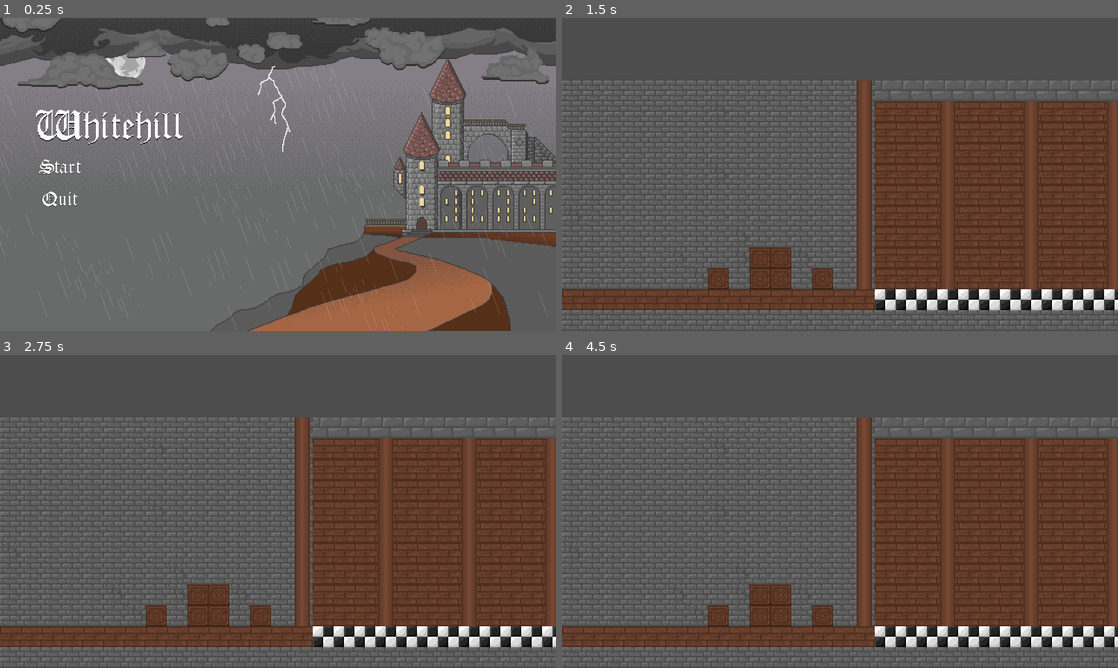
Above: before the commit, frames 1-4 (two rows, left to right).
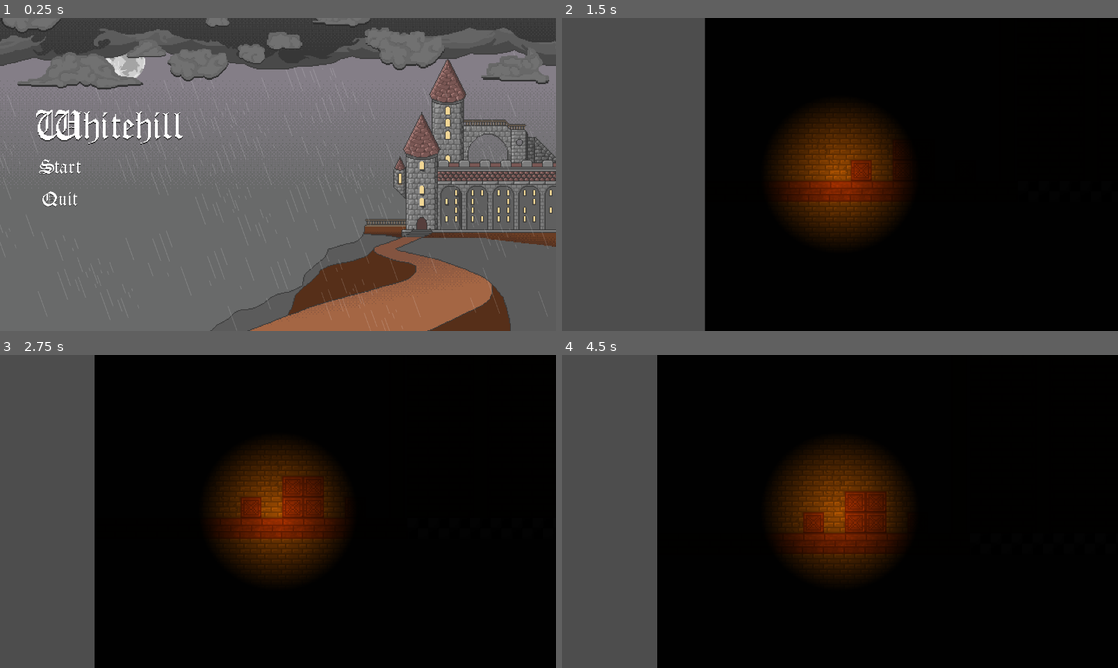
Above: after the commit, the same moments.

Repository: lestercantor/gwj-74---haunted
Game: Godot game, scene res://Art Assets/Art Scenes/MainMenuBackground.tscn
Same seed, same stepped clock (60 frames per second), same inputs: the game is played once before the commit and once after it.
Inputs (mouse positions are in pixels of both pictures, inside the frame that each line leads up to):
- Up to frame 1 (0.25 s): no input
- Up to frame 2 (1.5 s): click (623, 168) at 0.5 s; tap Enter at 1.25 s; hold D (move_right) from 1.28 s (still down)
- Up to frame 3 (2.75 s): keep holding D (move_right); tap Space (jump) at 1.52, 2.27 s
- Up to frame 4 (4.5 s): tap Space (jump) at 2.75, 3.77 s; release D (move_right) at 2.78 s; hold A (move_left) 2.78-3.53 s; hold D (move_right) from 3.53 s (still down)

The runs differ from the first frame. In frame 1, 0.1% of the frame differs, in the area x 46-53%, y 15-43%; in frame 2, 79%; in frame 3, 86%, in the area x 0-100%, y 0-100%; in frame 4, 86%.

Commit message:
Lightning and lights
also added good and bad end screens

Diff:
--- /dev/null
+++ b/Art Assets/Art Scenes/BadEndScene.tscn
@@ -0,0 +1,96 @@
+[gd_scene load_steps=11 format=3 uid="uid://db7t6y7agrrgj"]
+
+[ext_resource type="AudioStream" uid="uid://cmfu28uuswd7y" path="res://Art Assets/Audio/RainLoop.wav" id="1_jm6l8"]
+[ext_resource type="PackedScene" uid="uid://bpdn4qiyiuosk" path="res://Art Assets/Art Scenes/Mainmenu.tscn" id="2_eu87b"]
+[ext_resource type="Script" path="res://Art Assets/ArtScripts/CloudMovement.gd" id="3_25us4"]
+[ext_resource type="Texture2D" uid="uid://bjeonby6l21pm" path="res://Art Assets/Backgrounds/HighCloudLayer.png" id="4_wti6e"]
+[ext_resource type="Texture2D" uid="uid://7ygbx7c156t5" path="res://Art Assets/Backgrounds/ForegroundCloudLayer.png" id="5_wjb66"]
+[ext_resource type="Texture2D" uid="uid://7v6r8qqqk45l" path="res://Art Assets/UI/BadEnd.png" id="6_e31jw"]
+[ext_resource type="Texture2D" uid="uid://bl8u62w18ljtg" path="res://Art Assets/Backgrounds/GloomySkyBackground.png" id="6_tkgst"]
+[ext_resource type="Texture2D" uid="uid://8jgj76as3b0p" path="res://Art Assets/Backgrounds/Moon.png" id="7_s56w2"]
+[ext_resource type="Texture2D" uid="uid://dj4vgm6rxrhvd" path="res://Art Assets/Backgrounds/Castle.png" id="8_f8p7f"]
+[ext_resource type="Texture2D" uid="uid://ssnyyu2g1vsk" path="res://Art Assets/Backgrounds/RainLayer.png" id="9_2mg1y"]
+
+[node name="Node2D" type="Node2D"]
+
+[node name="AudioStreamPlayer" type="AudioStreamPlayer" parent="."]
+stream = ExtResource("1_jm6l8")
+volume_db = -25.0
+autoplay = true
+
+[node name="CanvasLayer" type="CanvasLayer" parent="."]
+
+[node name="Menu" parent="CanvasLayer" instance=ExtResource("2_eu87b")]
+custom_minimum_size = Vector2(250, 250)
+anchor_left = 0.046
+anchor_right = 0.164
+anchor_bottom = 0.673
+offset_left = 436.12
+offset_top = 351.0
+offset_right = 535.08
+offset_bottom = 116.44
+
+[node name="BadEnd" type="Sprite2D" parent="CanvasLayer"]
+position = Vector2(591, 292)
+scale = Vector2(2, 2)
+texture = ExtResource("6_e31jw")
+
+[node name="ParallaxBackground" type="ParallaxBackground" parent="."]
+
+[node name="HighCloudsParallax" type="ParallaxLayer" parent="ParallaxBackground"]
+z_index = 2
+motion_mirroring = Vector2(1280, 0)
+script = ExtResource("3_25us4")
+CloudSpeedx = -0.1
+
+[node name="HighCloudLayer" type="Sprite2D" parent="ParallaxBackground/HighCloudsParallax"]
+z_index = 2
+z_as_relative = false
+position = Vector2(640, 360)
+scale = Vector2(2, 2)
+texture = ExtResource("4_wti6e")
+
+[node name="ForegroundCloudsParralax" type="ParallaxLayer" parent="ParallaxBackground"]
+z_index = 3
+motion_mirroring = Vector2(1280, 0)
+script = ExtResource("3_25us4")
+CloudSpeedx = 0.15
+
+[node name="ForegroundCloudLayer" type="Sprite2D" parent="ParallaxBackground/ForegroundCloudsParralax"]
+z_index = 3
+z_as_relative = false
+position = Vector2(640, 360)
+scale = Vector2(2, 2)
+texture = ExtResource("5_wjb66")
+
+[node name="SkyLayer" type="ParallaxLayer" parent="ParallaxBackground"]
+
+[node name="GloomySkyBackground" type="Sprite2D" parent="ParallaxBackground/SkyLayer"]
+position = Vector2(640, 360)
+scale = Vector2(2, 2)
+texture = ExtResource("6_tkgst")
+
+[node name="Moon" type="Sprite2D" parent="ParallaxBackground/SkyLayer"]
+z_index = 1
+position = Vector2(289, 101)
+scale = Vector2(1.5, 1.5)
+texture = ExtResource("7_s56w2")
+
+[node name="Castle" type="Sprite2D" parent="ParallaxBackground/SkyLayer"]
+position = Vector2(640, 360)
+scale = Vector2(2, 2)
+texture = ExtResource("8_f8p7f")
+
+[node name="RainLayer1" type="ParallaxLayer" parent="ParallaxBackground"]
+z_index = 1
+motion_mirroring = Vector2(1152, 648)
+script = ExtResource("3_25us4")
+CloudSpeedx = 3.0
+CloudSpeedy = 9.0
+
+[node name="RainLayer" type="Sprite2D" parent="ParallaxBackground/RainLayer1"]
+modulate = Color(1, 1, 1, 0.152941)
+position = Vector2(576, 324)
+scale = Vector2(1.8, 1.8)
+skew = -0.349066
+texture = ExtResource("9_2mg1y")
--- /dev/null
+++ b/Art Assets/Art Scenes/GoodEndScene.tscn
@@ -0,0 +1,69 @@
+[gd_scene load_steps=8 format=3 uid="uid://brw1cg86snypr"]
+
+[ext_resource type="PackedScene" uid="uid://bpdn4qiyiuosk" path="res://Art Assets/Art Scenes/Mainmenu.tscn" id="2_sx4dv"]
+[ext_resource type="Texture2D" uid="uid://df57xgo28c45q" path="res://Art Assets/UI/GoodEnd.png" id="3_urnpd"]
+[ext_resource type="Script" path="res://Art Assets/ArtScripts/CloudMovement.gd" id="4_hjvmm"]
+[ext_resource type="Texture2D" uid="uid://cyfgmgpc35qdk" path="res://Art Assets/Backgrounds/HighCloudLayerLight.png" id="5_3fskd"]
+[ext_resource type="Texture2D" uid="uid://7ygbx7c156t5" path="res://Art Assets/Backgrounds/ForegroundCloudLayer.png" id="6_m4nra"]
+[ext_resource type="Texture2D" uid="uid://deh0a2seeqkx5" path="res://Art Assets/Backgrounds/BrightSkyBackground.png" id="7_ymbs7"]
+[ext_resource type="Texture2D" uid="uid://dj4vgm6rxrhvd" path="res://Art Assets/Backgrounds/Castle.png" id="9_x11xs"]
+
+[node name="Node2D" type="Node2D"]
+
+[node name="CanvasLayer" type="CanvasLayer" parent="."]
+
+[node name="Menu" parent="CanvasLayer" instance=ExtResource("2_sx4dv")]
+custom_minimum_size = Vector2(250, 250)
+anchor_left = 0.046
+anchor_right = 0.164
+anchor_bottom = 0.673
+offset_left = 436.12
+offset_top = 351.0
+offset_right = 535.08
+offset_bottom = 116.44
+
+[node name="GoodEnd" type="Sprite2D" parent="CanvasLayer"]
+position = Vector2(591, 292)
+scale = Vector2(2, 2)
+texture = ExtResource("3_urnpd")
+
+[node name="ParallaxBackground" type="ParallaxBackground" parent="."]
+
+[node name="HighCloudsParallax" type="ParallaxLayer" parent="ParallaxBackground"]
+z_index = 2
+motion_mirroring = Vector2(1280, 0)
+script = ExtResource("4_hjvmm")
+CloudSpeedx = -0.1
+
+[node name="HighCloudLayer" type="Sprite2D" parent="ParallaxBackground/HighCloudsParallax"]
+z_index = 2
+z_as_relative = false
+position = Vector2(640, 360)
+scale = Vector2(2, 2)
+texture = ExtResource("5_3fskd")
+
+[node name="ForegroundCloudsParralax" type="ParallaxLayer" parent="ParallaxBackground"]
+visible = false
+z_index = 3
+motion_mirroring = Vector2(1280, 0)
+script = ExtResource("4_hjvmm")
+CloudSpeedx = 0.15
+
+[node name="ForegroundCloudLayer" type="Sprite2D" parent="ParallaxBackground/ForegroundCloudsParralax"]
+z_index = 3
+z_as_relative = false
+position = Vector2(640, 360)
+scale = Vector2(2, 2)
+texture = ExtResource("6_m4nra")
+
+[node name="SkyLayer" type="ParallaxLayer" parent="ParallaxBackground"]
+
+[node name="GloomySkyBackground" type="Sprite2D" parent="ParallaxBackground/SkyLayer"]
+position = Vector2(640, 360)
+scale = Vector2(2, 2)
+texture = ExtResource("7_ymbs7")
+
+[node name="Castle" type="Sprite2D" parent="ParallaxBackground/SkyLayer"]
+position = Vector2(640, 360)
+scale = Vector2(2, 2)
+texture = ExtResource("9_x11xs")
--- /dev/null
+++ b/Art Assets/Art Scenes/LightningScene.tscn
@@ -0,0 +1,17 @@
+[gd_scene load_steps=3 format=3 uid="uid://3ctt5ma2xwd5"]
+
+[ext_resource type="Script" path="res://Art Assets/ArtScripts/LightningFlash.gd" id="1_k6gwx"]
+[ext_resource type="Texture2D" uid="uid://bfdym4jq7vxp4" path="res://Art Assets/Backgrounds/Lightning01.png" id="1_om07u"]
+
+[node name="Lightning" type="Node2D"]
+script = ExtResource("1_k6gwx")
+TimerLength = 2.0
+
+[node name="Sprite2D" type="Sprite2D" parent="."]
+scale = Vector2(2, 2)
+texture = ExtResource("1_om07u")
+
+[node name="Timer" type="Timer" parent="Sprite2D"]
+autostart = true
+
+[connection signal="timeout" from="Sprite2D/Timer" to="." method="_on_timer_timeout"]
--- a/Art Assets/Art Scenes/LightningScened.tscn
+++ /dev/null
@@ -1,9 +0,0 @@
-[gd_scene load_steps=2 format=3 uid="uid://3ctt5ma2xwd5"]
-
-[ext_resource type="Texture2D" uid="uid://bfdym4jq7vxp4" path="res://Art Assets/Backgrounds/Lightning01.png" id="1_om07u"]
-
-[node name="Node2D" type="Node2D"]
-
-[node name="Sprite2D" type="Sprite2D" parent="."]
-scale = Vector2(2, 2)
-texture = ExtResource("1_om07u")
--- a/Art Assets/Art Scenes/MainMenuBackground.tscn
+++ b/Art Assets/Art Scenes/MainMenuBackground.tscn
@@ -10,7 +10,7 @@
 [ext_resource type="Texture2D" uid="uid://ckmqq1vxtwkhn" path="res://Art Assets/UI/Logo.png" id="5_3g11h"]
 [ext_resource type="Texture2D" uid="uid://ssnyyu2g1vsk" path="res://Art Assets/Backgrounds/RainLayer.png" id="6_m5tty"]
 [ext_resource type="Texture2D" uid="uid://dj4vgm6rxrhvd" path="res://Art Assets/Backgrounds/Castle.png" id="7_iiesl"]
-[ext_resource type="PackedScene" uid="uid://3ctt5ma2xwd5" path="res://Art Assets/Art Scenes/LightningScened.tscn" id="11_4ecw4"]
+[ext_resource type="PackedScene" uid="uid://3ctt5ma2xwd5" path="res://Art Assets/Art Scenes/LightningScene.tscn" id="11_4ecw4"]
 
 [node name="Node2D" type="Node2D"]
 
@@ -73,6 +73,7 @@
 texture = ExtResource("2_mq54q")
 
 [node name="Castle" type="Sprite2D" parent="ParallaxBackground/SkyLayer"]
+z_index = 1
 position = Vector2(640, 360)
 scale = Vector2(2, 2)
 texture = ExtResource("7_iiesl")
@@ -91,11 +92,24 @@
 skew = -0.349066
 texture = ExtResource("6_m5tty")
 
+[node name="Lightning" parent="ParallaxBackground" instance=ExtResource("11_4ecw4")]
+modulate = Color(1, 1, 0.670588, 1)
+position = Vector2(615, 199)
+TimerLength = 1.0
+
+[node name="Lightning2" parent="ParallaxBackground" instance=ExtResource("11_4ecw4")]
+modulate = Color(1, 1, 0.670588, 1)
+position = Vector2(1085, 183)
+
+[node name="Lightning3" parent="ParallaxBackground" instance=ExtResource("11_4ecw4")]
+modulate = Color(1, 1, 0.670588, 1)
+z_index = 1
+position = Vector2(951, 292)
+scale = Vector2(2, 2)
+TimerLength = 3.0
+
 [node name="Logo" type="Sprite2D" parent="."]
 z_index = 1
 position = Vector2(251, 249)
 scale = Vector2(2, 2)
 texture = ExtResource("5_3g11h")
-
-[node name="Node2D" parent="." instance=ExtResource("11_4ecw4")]
-position = Vector2(634, 208)
--- a/Art Assets/ArtScripts/LightningFlash.gd
+++ b/Art Assets/ArtScripts/LightningFlash.gd
@@ -1,11 +1,14 @@
-extends Sprite2D
+extends Node2D
+
+@export var TimerLength: float =  0
+
+func _ready() -> void:
+	$Sprite2D.hide()
+	randomize()
+	$Sprite2D/Timer.wait_time = randi_range(1,10)
 
 
-
-
-
-
-
-# Called every frame. 'delta' is the elapsed time since the previous frame.
-func _process(delta: float) -> void:
-	self.visible = true
+func _on_timer_timeout() -> void:
+	$Sprite2D.show()
+	await get_tree().create_timer(0.1,0.3).timeout
+	$Sprite2D.hide()
--- a/Level/Level.tscn
+++ b/Level/Level.tscn
@@ -1,7 +1,16 @@
-[gd_scene load_steps=5 format=3 uid="uid://w5vlxb805s64"]
+[gd_scene load_steps=10 format=3 uid="uid://w5vlxb805s64"]
 
 [ext_resource type="Texture2D" uid="uid://jvhgrw0muibq" path="res://Art Assets/Tilesets/CastleTileset.png" id="1_76u6i"]
 [ext_resource type="PackedScene" uid="uid://hhnak10g0byc" path="res://Player/player.tscn" id="2_othsh"]
+
+[sub_resource type="OccluderPolygon2D" id="OccluderPolygon2D_ey5pb"]
+polygon = PackedVector2Array(-8, -8, 8, -8, 8, 8, -8, 8)
+
+[sub_resource type="OccluderPolygon2D" id="OccluderPolygon2D_3qhda"]
+polygon = PackedVector2Array(-8, -8, 8, -8, 8, 8, -8, 8)
+
+[sub_resource type="OccluderPolygon2D" id="OccluderPolygon2D_tepty"]
+polygon = PackedVector2Array(-8, -8, 8, -8, 8, 8, -8, 8)
 
 [sub_resource type="TileSetAtlasSource" id="TileSetAtlasSource_gs6dd"]
 texture = ExtResource("1_76u6i")
@@ -9,10 +18,6 @@
 1:0/0 = 0
 1:0/0/physics_layer_0/polygon_0/points = PackedVector2Array(-8, -8, 8, -8, 8, 8, -8, 8)
 1:0/1 = 1
-2:0/next_alternative_id = 2
-2:0/0 = 0
-2:0/0/physics_layer_0/polygon_0/points = PackedVector2Array(-8, -8, 8, -8, 8, 8, -8, 8)
-2:0/1 = 1
 3:0/next_alternative_id = 3
 3:0/0 = 0
 3:0/0/physics_layer_0/polygon_0/points = PackedVector2Array(-8, -8, 8, -8, 8, 8, -8, 8)
@@ -27,29 +32,50 @@
 1:1/1 = 1
 2:1/next_alternative_id = 2
 2:1/0 = 0
+2:1/0/occlusion_layer_0/polygon = SubResource("OccluderPolygon2D_3qhda")
 2:1/0/physics_layer_0/polygon_0/points = PackedVector2Array(-8, -8, 8, -8, 8, 8, -8, 8)
 2:1/1 = 1
 3:1/next_alternative_id = 2
 3:1/0 = 0
 3:1/0/physics_layer_0/polygon_0/points = PackedVector2Array(-8, -8, 8, -8, 8, 8, -8, 8)
 3:1/1 = 1
-4:1/next_alternative_id = 2
-4:1/0 = 0
-4:1/0/physics_layer_0/polygon_0/points = PackedVector2Array(-8, -8, 8, -8, 8, 8, -8, 8)
 0:0/next_alternative_id = 2
 0:0/0 = 0
 0:0/0/physics_layer_0/polygon_0/points = PackedVector2Array(-8, -8, 8, -8, 8, 8, -8, 8)
 0:0/1 = 1
+2:0/next_alternative_id = 2
+2:0/0 = 0
+2:0/0/occlusion_layer_0/polygon = SubResource("OccluderPolygon2D_ey5pb")
+2:0/0/physics_layer_0/polygon_0/points = PackedVector2Array(-8, -8, 8, -8, 8, 8, -8, 8)
+2:0/1 = 1
+4:1/next_alternative_id = 2
+4:1/0 = 0
+4:1/0/occlusion_layer_0/polygon = SubResource("OccluderPolygon2D_tepty")
+4:1/0/physics_layer_0/polygon_0/points = PackedVector2Array(-8, -8, 8, -8, 8, 8, -8, 8)
 
 [sub_resource type="TileSet" id="TileSet_i7m5u"]
+occlusion_layer_0/light_mask = 1
 physics_layer_0/collision_layer = 1
 sources/0 = SubResource("TileSetAtlasSource_gs6dd")
+
+[sub_resource type="Gradient" id="Gradient_s58y5"]
+offsets = PackedFloat32Array(0, 0.683486)
+colors = PackedColorArray(1, 1, 1, 1, 0, 0, 0, 1)
+
+[sub_resource type="GradientTexture2D" id="GradientTexture2D_48vup"]
+gradient = SubResource("Gradient_s58y5")
+width = 128
+height = 128
+fill = 1
+fill_from = Vector2(0.5, 0.5)
+metadata/_snap_enabled = true
 
 [node name="Node2D" type="Node2D"]
 
 [node name="CanvasModulate" type="CanvasModulate" parent="."]
 position = Vector2(0, 192)
 scale = Vector2(3, 3)
+color = Color(0.0142752, 0.0142752, 0.0142752, 1)
 
 [node name="TileMap" type="TileMap" parent="."]
 position = Vector2(0, 192)
@@ -63,4 +89,13 @@
 layer_1/tile_data = PackedInt32Array(589824, 131072, 1, 589825, 131072, 1, 589826, 131072, 1, 589827, 131072, 1, 589828 …(1693 unchanged characters)…
 
 [node name="Player" parent="." instance=ExtResource("2_othsh")]
-position = Vector2(262, 305)
+position = Vector2(264, 560)
+
+[node name="PointLight2D" type="PointLight2D" parent="Player"]
+scale = Vector2(3, 3)
+color = Color(1, 0.47451, 0, 0.839216)
+energy = 2.0
+shadow_color = Color(0, 0, 0, 1)
+texture = SubResource("GradientTexture2D_48vup")
+
+[node name="Camera2D" type="Camera2D" parent="Player"]
--- a/project.godot
+++ b/project.godot
@@ -19,7 +19,6 @@
 
 window/size/viewport_width=1280
 window/size/viewport_height=720
-window/size/mode=3
 window/stretch/mode="viewport"
 
 [input]
Binary file removed: Art Assets/Art Scenes/Castle.png
Binary file added: Art Assets/Backgrounds/BrightSkyBackground.png
Not shown, changed: Art Assets/Backgrounds/BrightSkyBackground.png.import
Binary file added: Art Assets/Backgrounds/HighCloudLayerLight.png
Not shown, added: Art Assets/Backgrounds/HighCloudLayerLight.png.import
Binary file added: Art Assets/UI/BadEnd.png
Not shown, added: Art Assets/UI/BadEnd.png.import
Binary file added: Art Assets/UI/GoodEnd.png
Not shown, added: Art Assets/UI/GoodEnd.png.import
